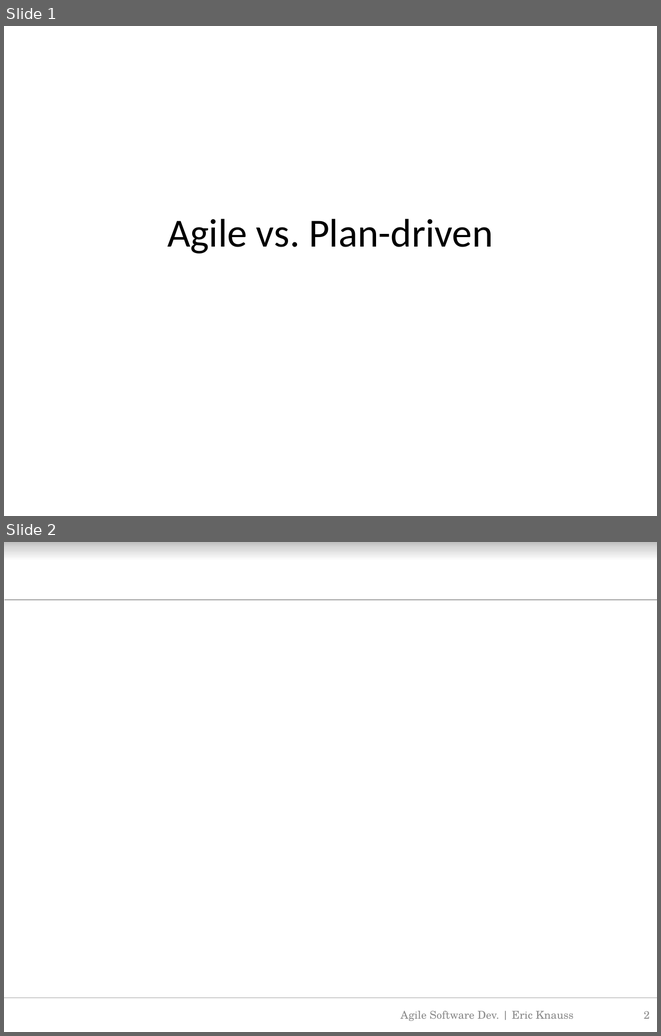
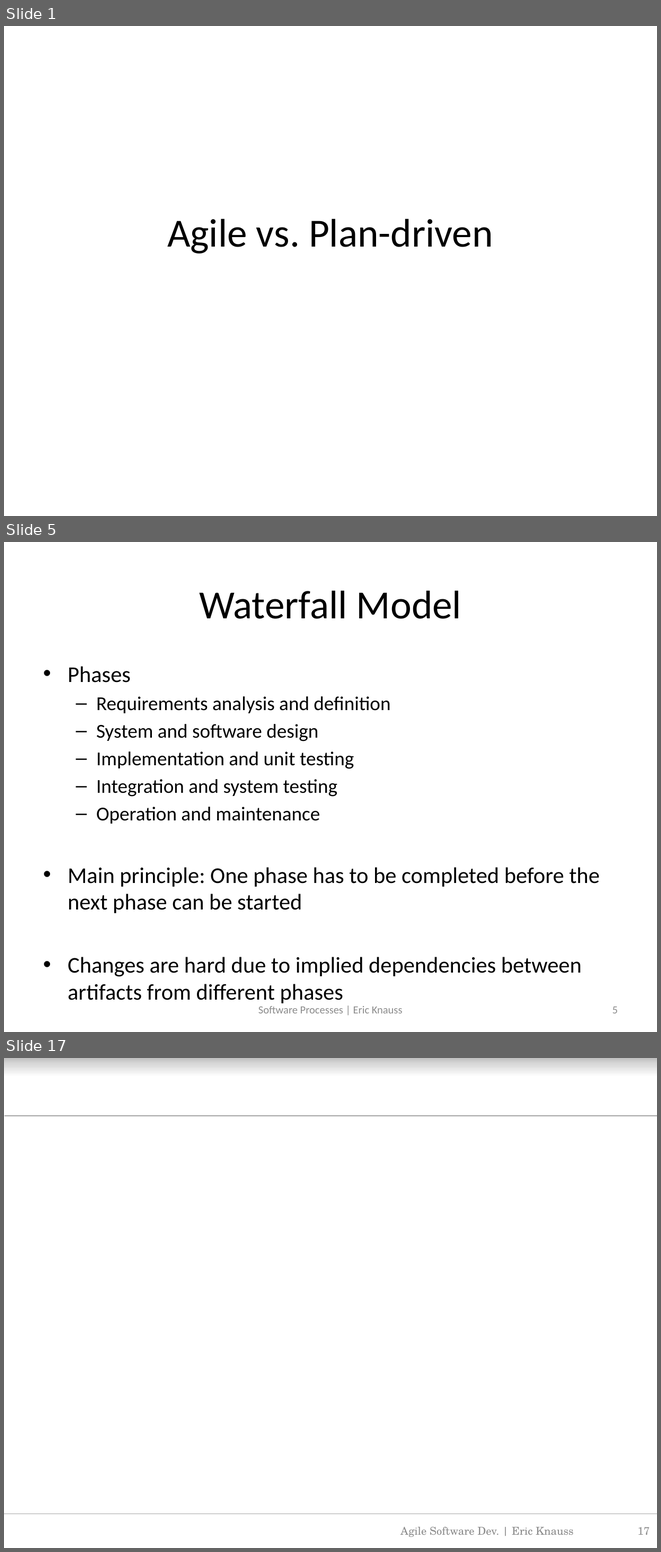
Before and after one commit to oerich/EDA397, a slide deck: Slides/src/agile-dev-processes-8-agile-vs-plan-driven.pptx. Shown one above the other, each under a label of ours: slides 1 and 2 before the commit, slides 1, 5 and 17 after it; the slides between them are not shown. The pictures are 661x1036 and 661x1552 pixels, drawn with LibreOffice and Linux fonts; fonts in the diff are those of the drawing; background and template pictures are left out. Boxes give left, top, right and bottom in pixels: in the first picture for what was removed or moved away, otherwise in the second. Text is boxed around its words. In the diff, an @@ line names an element or a change of style, - is before the commit and + after.

Commit message:
Some initial content for the next few lectures

```diff
--- a/Slides/src/agile-dev-processes-8-agile-vs-plan-driven.pptx
+++ b/Slides/src/agile-dev-processes-8-agile-vs-plan-driven.pptx
@@ slide 5 added at (4, 542, 657, 1032), background #FFFFFF @@
@@ title added at (199, 590, 461, 619), 44 pt, text #000000 @@
+Waterfall Model
@@ text added at (68, 666, 600, 977), 24.8 pt, text #000000 @@
+• Phases
+  – Requirements analysis and definition
+  – System and software design
+  – Implementation and unit testing
+  – Integration and system testing
+  – Operation and maintenance
+• Main principle: One phase has to be completed before the next phase can be started
+• Changes are hard due to implied dependencies between artifacts from different phases
@@ text added at (258, 1006, 403, 1013), 12 pt, text #8C8C8C @@
+Software Processes | Eric Knauss
@@ page number added at (612, 1006, 618, 1013), 12 pt, text #8C8C8C @@
+5
@@ what was slide 2 is now slide 17 @@
@@ page number at (637, 1527, 650, 1534): text changed @@
-2
+17
```
Also in this commit, not shown: 1 slide changed, 28 other slides added, 2 other files.
